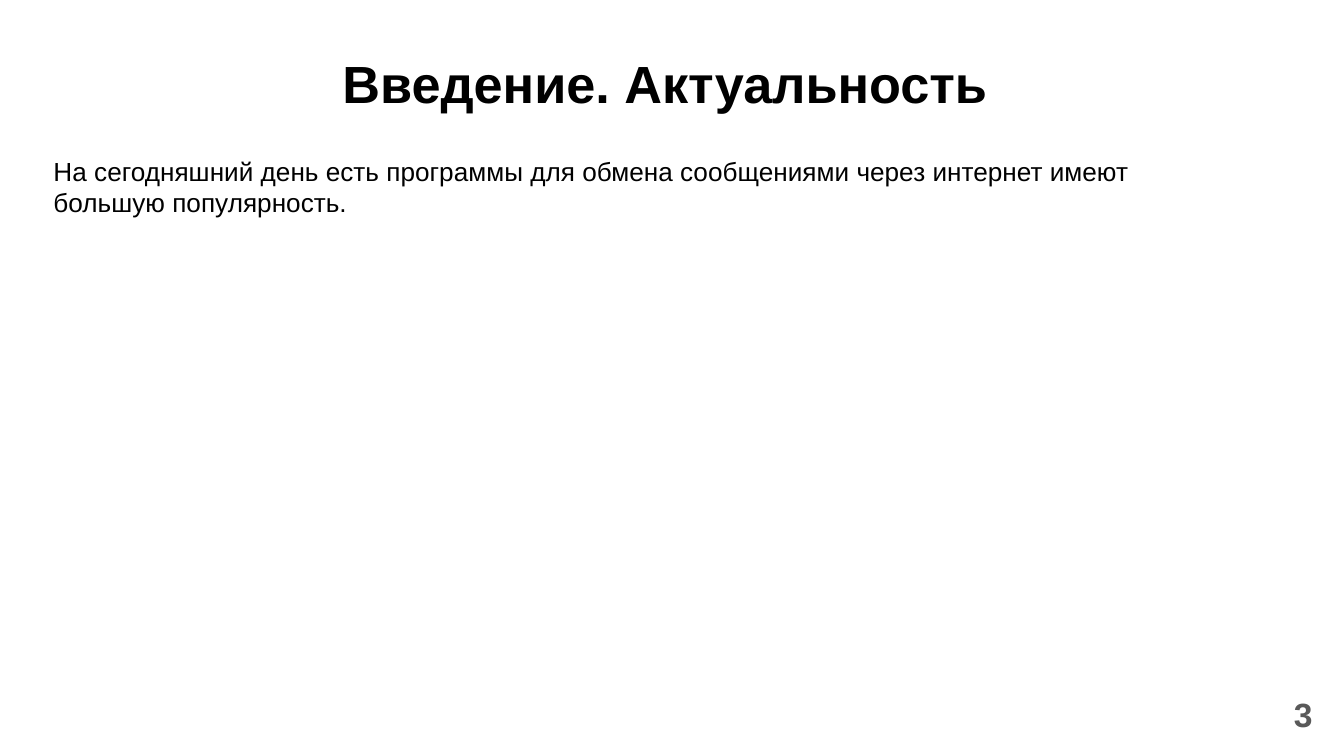
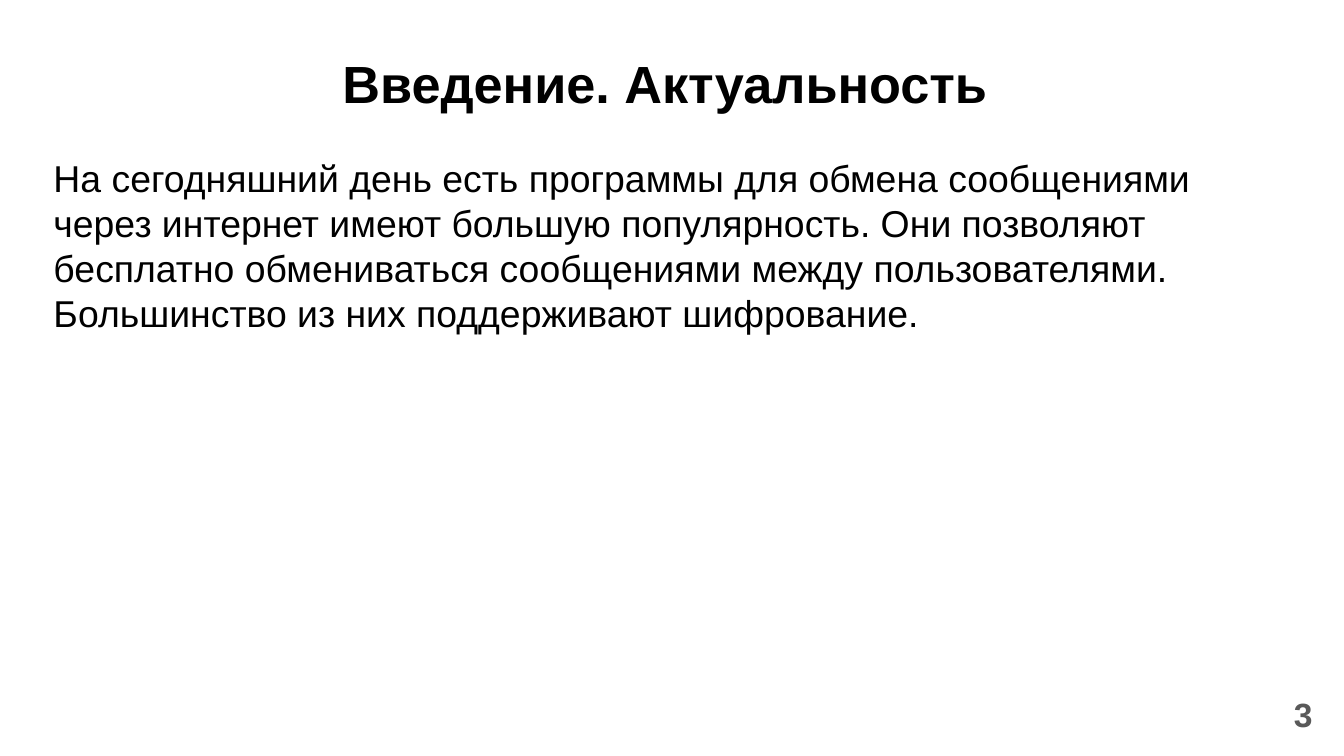
Before and after one commit to UntILvrn/course-work-messenger, a slide deck: slide 3 of Documents/PresentationKK.pptx. Drawn at 1344x756 pixels with LibreOffice and Linux fonts; fonts in the diff are those of the drawing. Boxes give left, top, right and bottom in pixels: in the first picture for what was removed or moved away, otherwise in the second. Text is boxed around its words. In the diff, an @@ line names an element or a change of style, - is before the commit and + after.

```diff
--- a/Documents/PresentationKK.pptx
+++ b/Documents/PresentationKK.pptx
@@ text at bbox=[53, 164, 1190, 334]: text changed; size 14 to 20 pt @@
-На сегодняшний день есть программы для обмена сообщениями через интернет имеют большую популярность.
+На сегодняшний день есть программы для обмена сообщениями через интернет имеют большую популярность. Они позволяют бесплатно обмениваться сообщениями между пользователями. Большинство из них поддерживают шифрование.
```
Also in this commit, not shown: 2 other slides changed, 1 slide removed.
